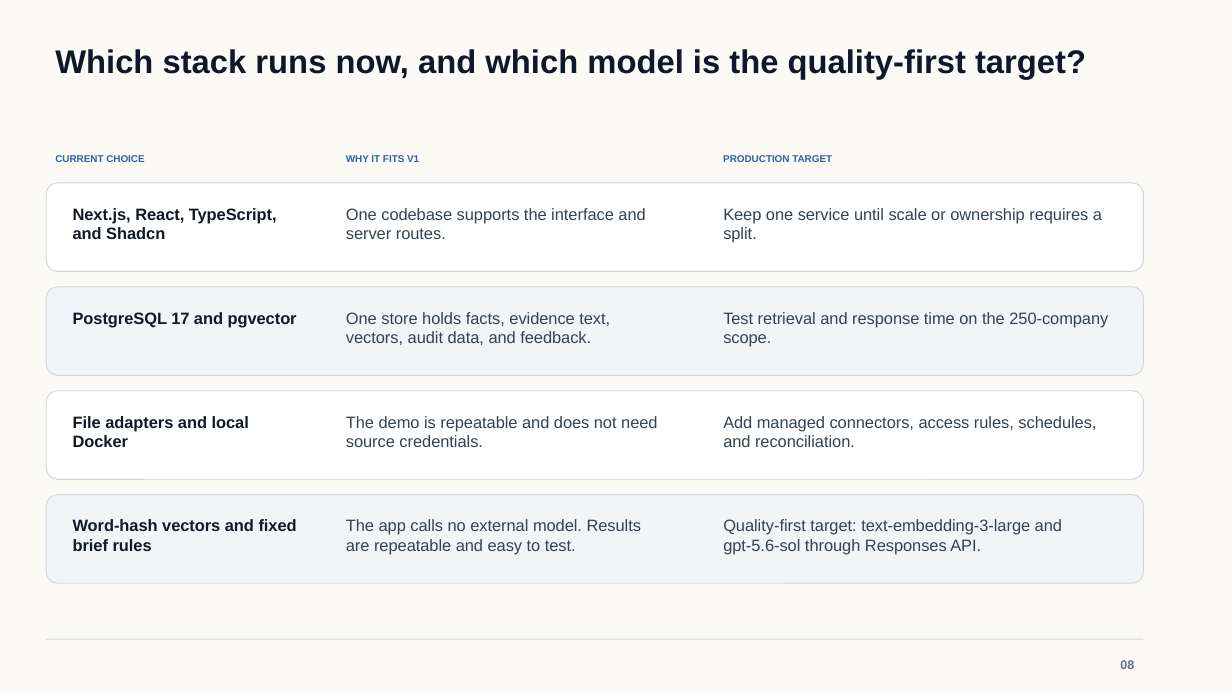
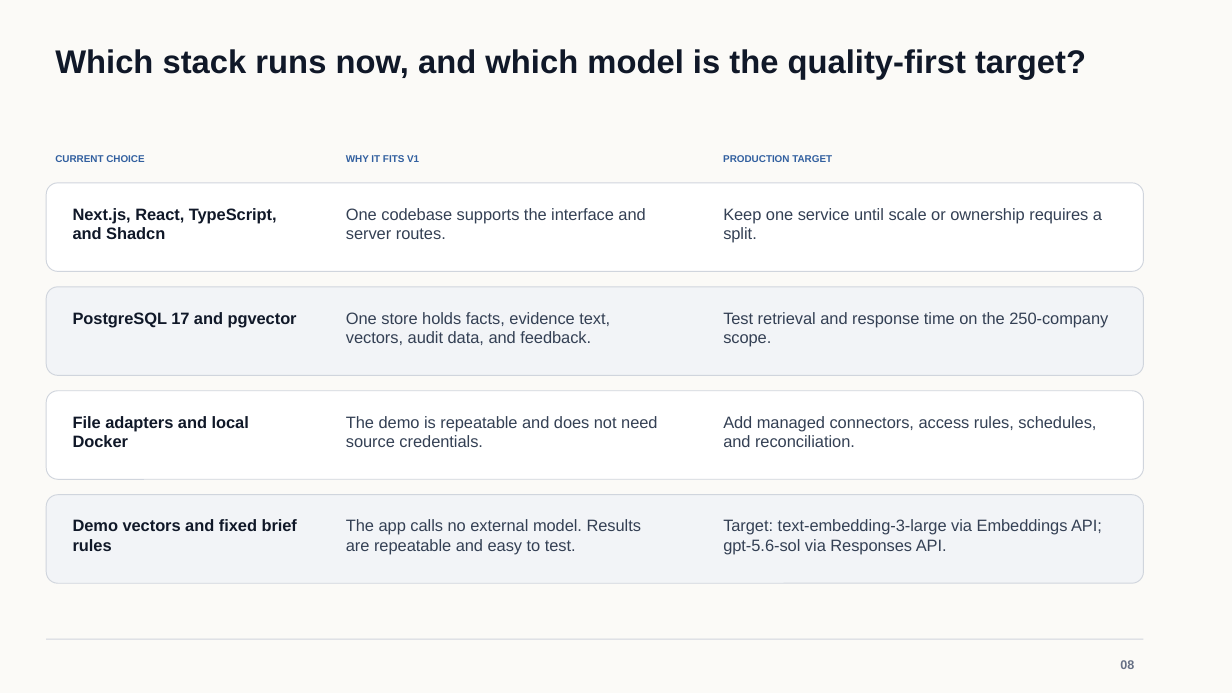
Before and after one commit to osuthorpe/LENS-POC, a slide deck: slide 8 of docs/AVIC-Portfolio-Intelligence-Brief.pptx. Drawn at 1232x693 pixels with LibreOffice and Linux fonts; fonts in the diff are those of the drawing. Boxes give left, top, right and bottom in pixels: in the first picture for what was removed or moved away, otherwise in the second. Text is boxed around its words. In the diff, an @@ line names an element or a change of style, - is before the commit and + after.

```diff
--- a/docs/AVIC-Portfolio-Intelligence-Brief.pptx
+++ b/docs/AVIC-Portfolio-Intelligence-Brief.pptx
@@ text at (x1=73, y1=519, x2=297, y2=551): text changed @@
-Word-hash vectors and fixed brief rules
+Demo vectors and fixed brief rules
@@ text at (x1=723, y1=519, x2=1102, y2=555): text changed @@
-Quality-first target: text-embedding-3-large and gpt-5.6-sol through Responses API.
+Target: text-embedding-3-large via Embeddings API; gpt-5.6-sol via Responses API.
```
Also in this commit, not shown: 9 other slides changed, 1 slide added.
